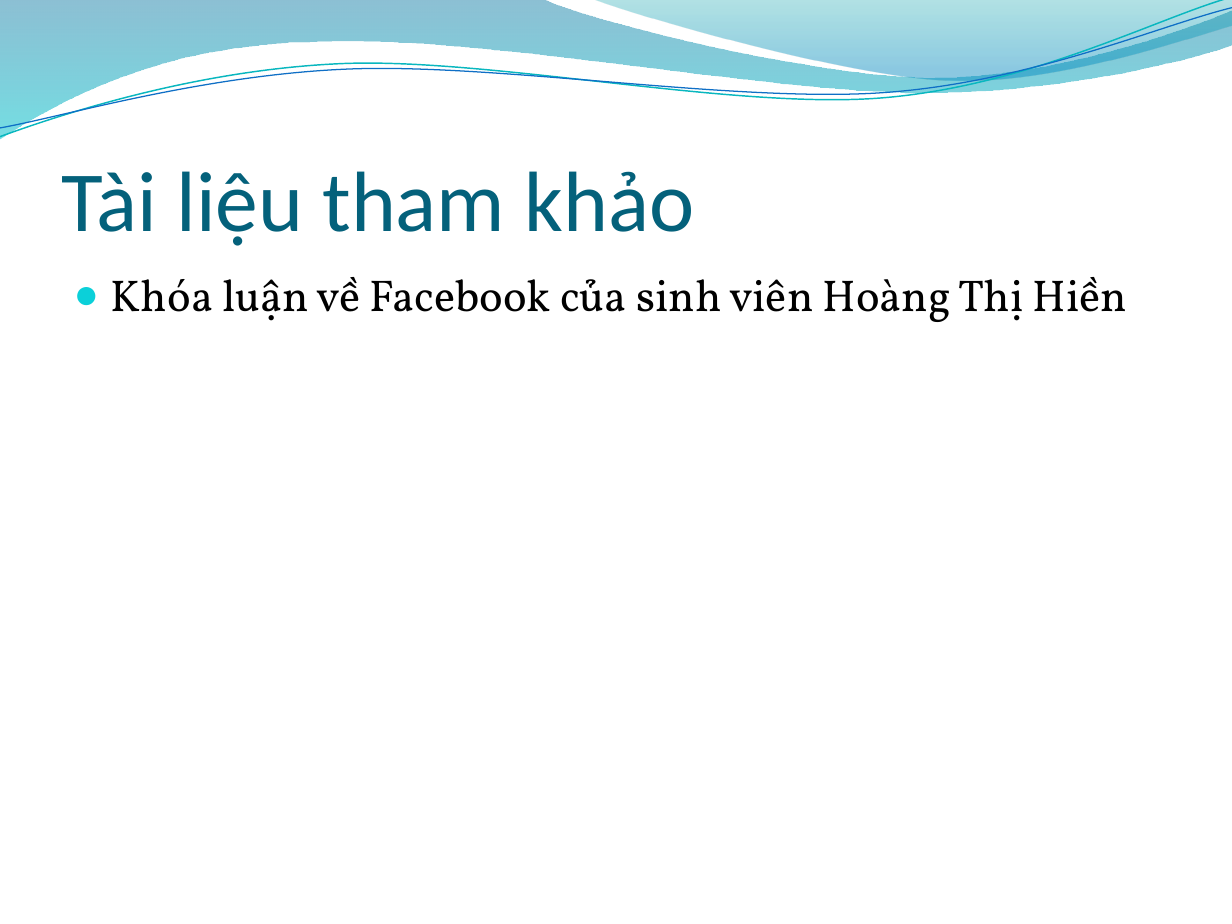
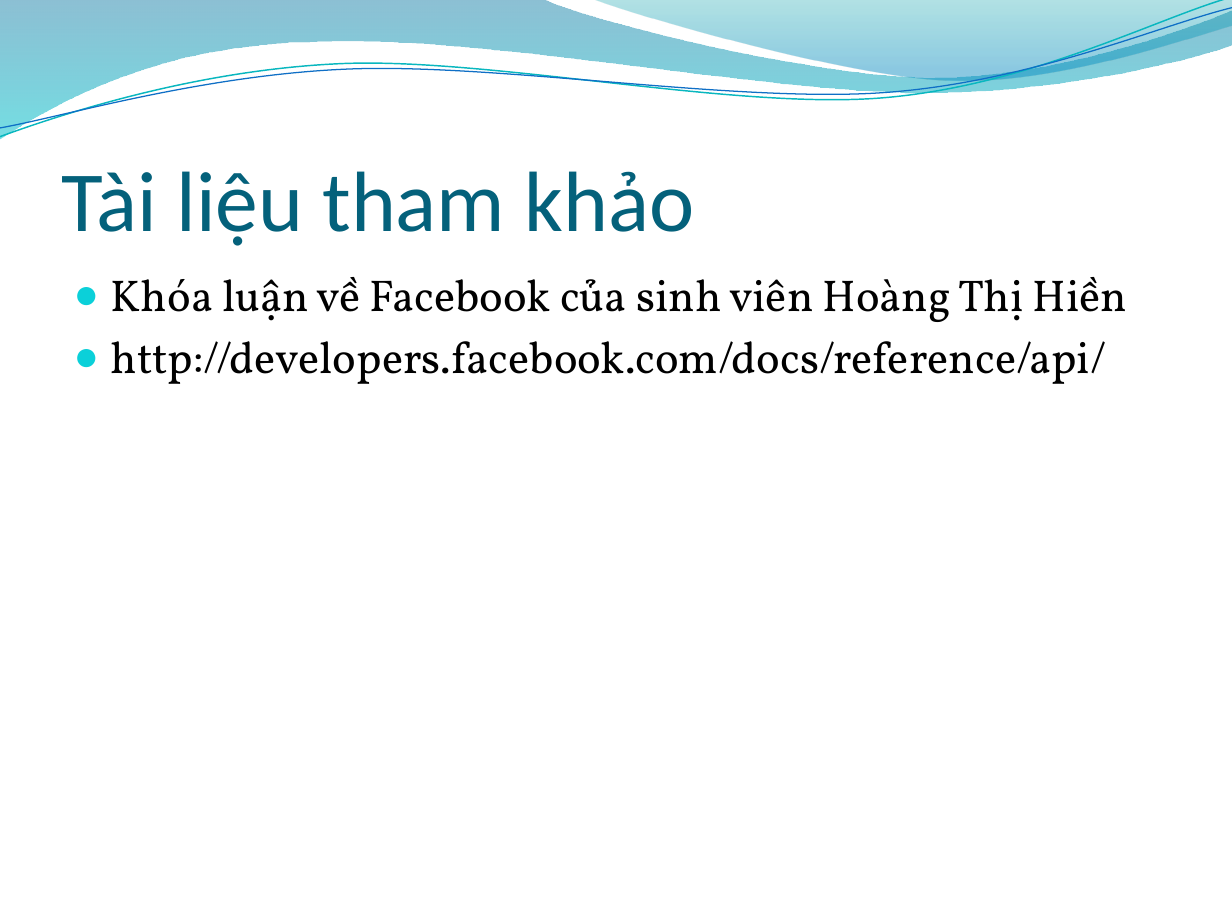
Before and after one commit to tuankit/web-api-project, a slide deck: slide 28 of 0912397_0912403_0912409_FacebookAPI_10/Document/Facebook API.pptx (slide 22 before the commit). Drawn at 1232x924 pixels with LibreOffice and Linux fonts; fonts in the diff are those of the drawing; background and template pictures are left out. Boxes give left, top, right and bottom in pixels: in the first picture for what was removed or moved away, otherwise in the second. Text is boxed around its words. In the diff, an @@ line names an element or a change of style, - is before the commit and + after.

```diff
--- a/0912397_0912403_0912409_FacebookAPI_10/Document/Facebook API.pptx
+++ b/0912397_0912403_0912409_FacebookAPI_10/Document/Facebook API.pptx
@@ text at <box>111,341,1107,384</box>: paragraph added @@
+● http://developers.facebook.com/docs/reference/api/
```
Also in this commit, not shown: 9 other slides changed, 7 slides added.
